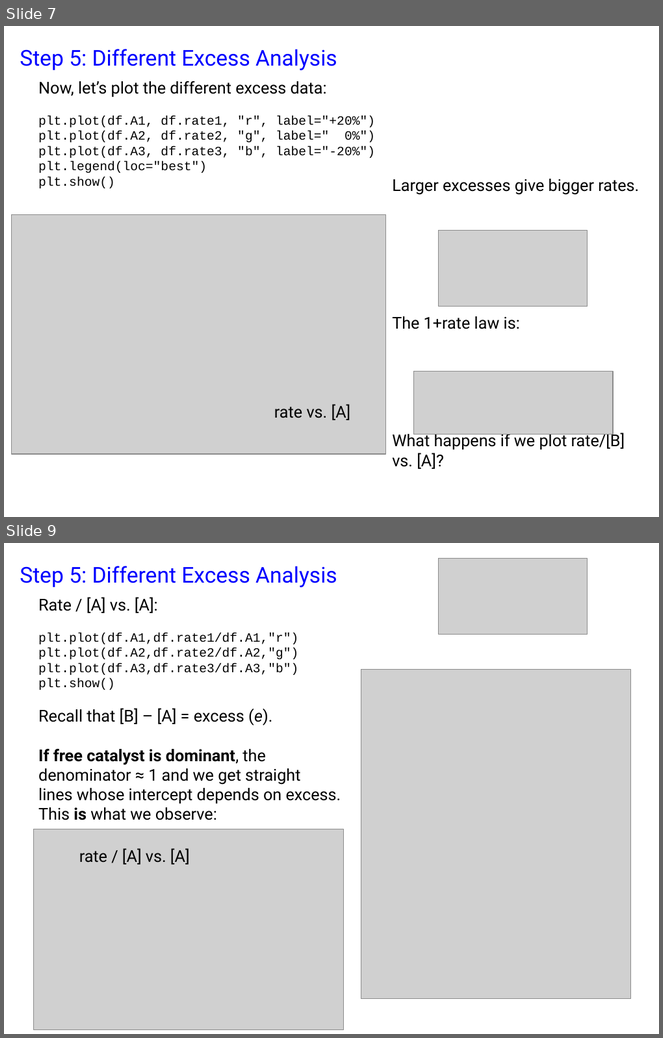
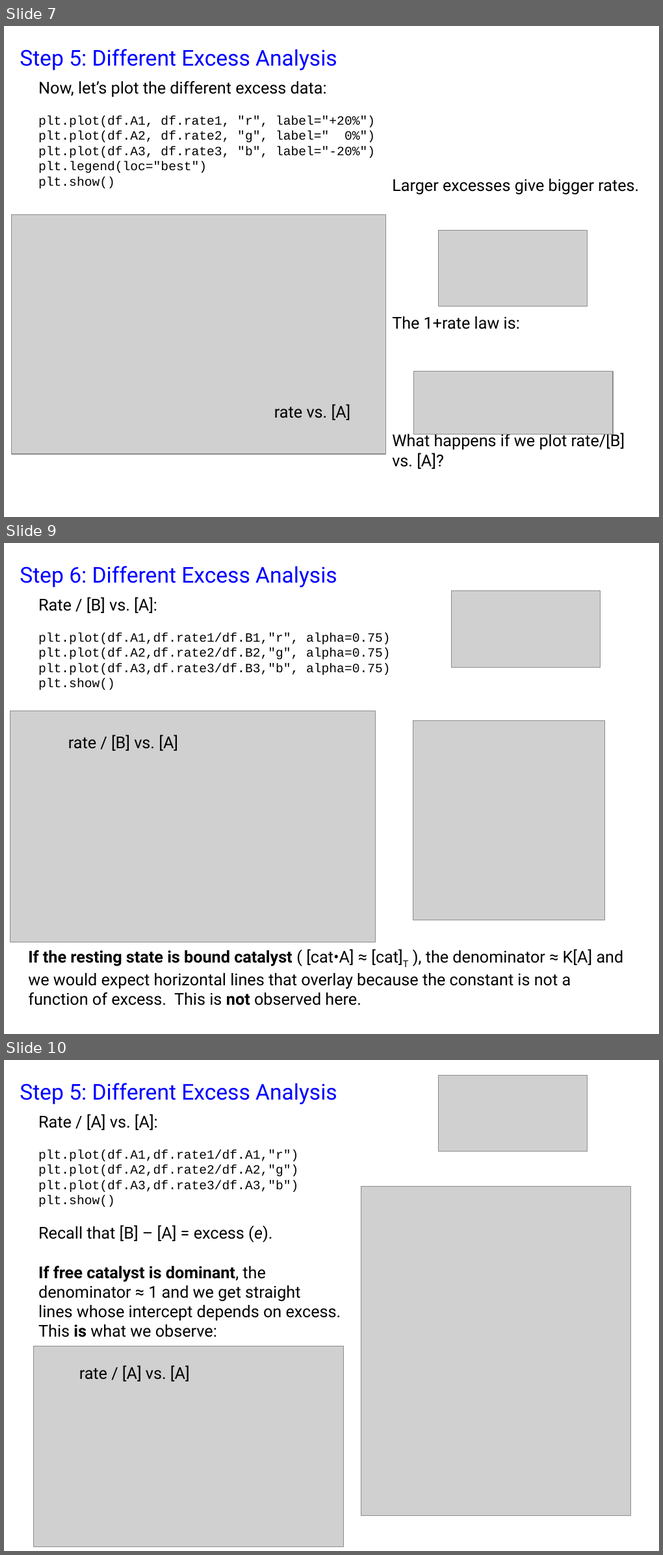
Before and after one commit to Lyle-zhang/practical_kinetics, a slide deck: exercise 4/exercise 4.pptx. Shown one above the other, each under a label of ours: slides 7 and 9 before the commit, slides 7, 9 and 10 after it; the slides between them are not shown. The pictures are 663x1038 and 663x1555 pixels, drawn with LibreOffice and Linux fonts; fonts in the diff are those of the drawing; grey boxes stand for pictures. Boxes give left, top, right and bottom in pixels: in the first picture for what was removed or moved away, otherwise in the second. Text is boxed around its words. In the diff, an @@ line names an element or a change of style, - is before the commit and + after.

```diff
--- a/exercise 4/exercise 4.pptx
+++ b/exercise 4/exercise 4.pptx
@@ slide 9 added at (x1=4, y1=543, x2=659, y2=1034), background #FFFFFF @@
@@ text added at (x1=20, y1=566, x2=337, y2=587), 24 pt, text #0000FF @@
+Step 6: Different Excess Analysis
@@ text added at (x1=38, y1=597, x2=391, y2=690), 14 pt, text #000000 @@
+Rate / [B] vs. [A]:
+plt.plot(df.A1,df.rate1/df.B1,"r", alpha=0.75)
+plt.plot(df.A2,df.rate2/df.B2,"g", alpha=0.75)
+plt.plot(df.A3,df.rate3/df.B3,"b", alpha=0.75)
+plt.show()
@@ picture added at (x1=451, y1=591, x2=600, y2=667) @@
@@ picture added at (x1=10, y1=711, x2=376, y2=943) @@
@@ text added at (x1=68, y1=735, x2=178, y2=751), 18 pt, text #000000 @@
+rate / [B] vs. [A]
@@ picture added at (x1=414, y1=720, x2=605, y2=920) @@
@@ text added at (x1=28, y1=949, x2=624, y2=1006), 18 pt, text #000000 @@
+If the resting state is bound catalyst ( [cat•A] ≈ [cat]T ), the denominator ≈ K[A] and we would expect horizontal lines that overlay because the constant is not a function of excess. This is not observed here.
@@ what was slide 9 is now slide 10 @@
```
Also in this commit, not shown: 1 slide changed, 1 other file.
